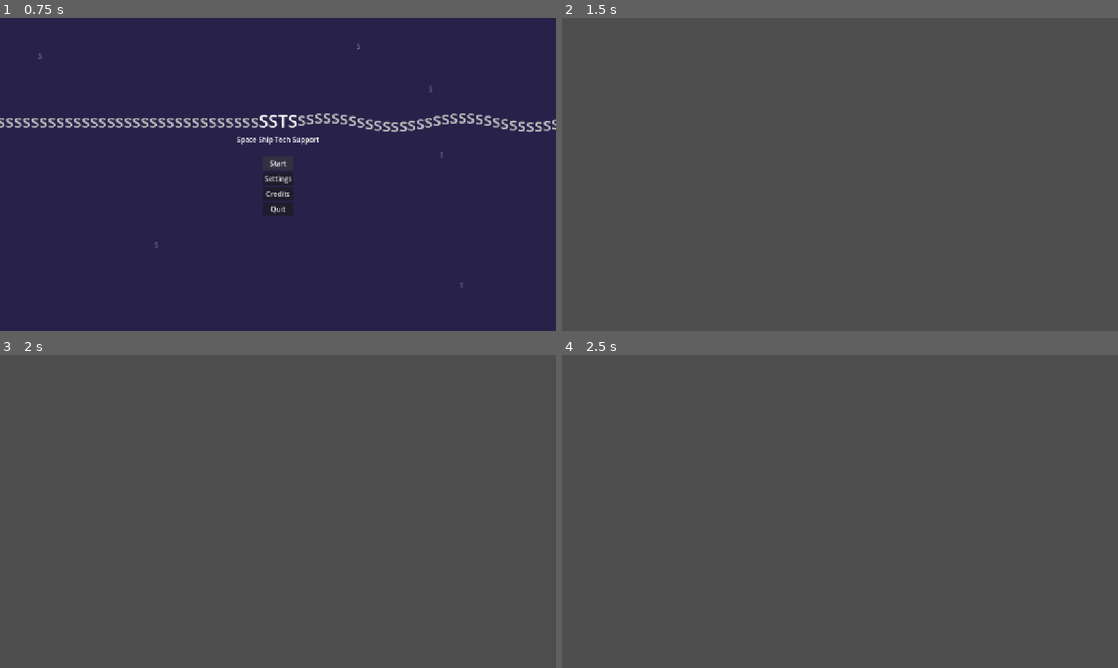
Above: before the commit, frames 1-4 (two rows, left to right).
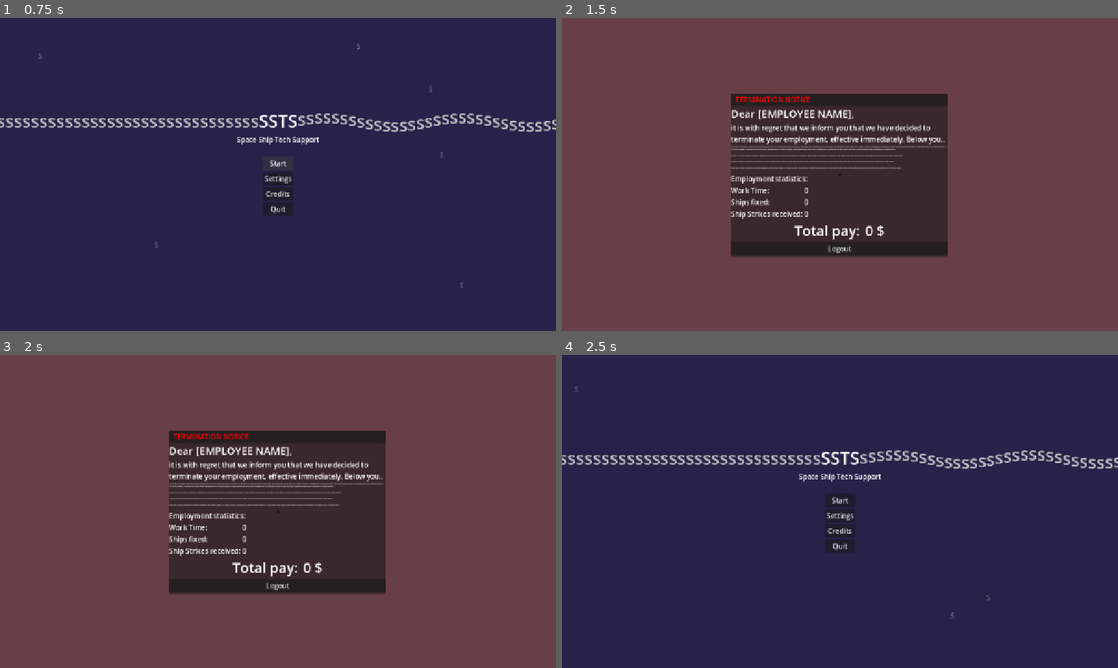
Above: after the commit, the same moments.

Repository: MisterIXI/godot-wildjam-98
Game: Godot game, scene res://scenes/menu/main_menu.tscn
The game is run twice, just before and just after one commit, with the same random seed, the same clock (stepped at 60 frames per second) and the same inputs. Sound files missing from this copy of the repository are replaced by a short silence.
Inputs (mouse positions are in pixels of both pictures, inside the frame that each line leads up to):
- Up to frame 1 (0.75 s): click "Start" at 0.5 s
- Up to frame 2 (1.5 s): click (840, 174) at 1.27 s
- Up to frame 3 (2 s): no input
- Up to frame 4 (2.5 s): click (840, 586) at 2 s, where only the run after the commit has a clickable "Logout"

Frame 1 is identical in both runs. In frame 2, 99% of the frame differs, in the area x 0-100%, y 0-100%; in frame 3, 99%; in frame 4, 100%.

Commit message:
Added Game over screen

Diff:
--- a/space-ship-support/scenes/game/game.tscn
+++ b/space-ship-support/scenes/game/game.tscn
@@ -2,12 +2,19 @@
 
 [ext_resource type="PackedScene" uid="uid://cdh72q4kd1gjo" path="res://scenes/menu/pause_menu.tscn" id="1_7h61r"]
 [ext_resource type="PackedScene" uid="uid://duhy8dfqmo7m5" path="res://scenes/radar/radar_scene.tscn" id="1_sul5r"]
+[ext_resource type="PackedScene" uid="uid://3rua33h6ar0t" path="res://scenes/menu/game_over.tscn" id="3_0sr1o"]
+[ext_resource type="PackedScene" uid="uid://b8wp3smimd4y2" path="res://scenes/menu/test_game_over_button.tscn" id="3_kelw5"]
 
 [node name="Game" type="Node2D" unique_id=798055916]
 
 [node name="UI" type="CanvasLayer" parent="." unique_id=1011835357]
 layer = 100
 
+[node name="GameOver" parent="UI" unique_id=93509185 instance=ExtResource("3_0sr1o")]
+unique_name_in_owner = true
+
 [node name="PauseMenuView" parent="UI" unique_id=1597465050 instance=ExtResource("1_7h61r")]
 
+[node name="Test game over Button" parent="." unique_id=332608721 instance=ExtResource("3_kelw5")]
+
 [node name="RadarScene" parent="." unique_id=431484288 instance=ExtResource("1_sul5r")]
--- /dev/null
+++ b/space-ship-support/scenes/menu/game_over.gd
@@ -0,0 +1,27 @@
+extends Control
+
+@export_file("*.tscn") var main_menu_scene: String
+
+@onready var time_nummber: Label = $Window/ContentMarginContainer/VBoxContainer/GridContainer/TimeNummber
+@onready var ships_fixed_nummber: Label = $Window/ContentMarginContainer/VBoxContainer/GridContainer/ShipsFixedNummber
+@onready var strikes_nummber: Label = $Window/ContentMarginContainer/VBoxContainer/GridContainer/StrikesNummber
+@onready var total_pay_nummber: Label = $Window/ContentMarginContainer/VBoxContainer/HBoxContainer/TotalPayNummber
+
+
+func _ready() -> void:
+	visible = false
+
+# Called when the node enters the scene tree for the first time.
+func active(time,fixed,strikes) -> void:
+	time_nummber.text = str(time)
+	ships_fixed_nummber.text = str(fixed)
+	strikes_nummber.text = str(strikes)
+	visible = true
+	get_tree().paused = true
+
+
+func _on_button_button_down() -> void:
+	print("Test")
+	get_tree().paused = false
+	visible = false
+	get_tree().change_scene_to_file(main_menu_scene)
--- /dev/null
+++ b/space-ship-support/scenes/menu/game_over.tscn
@@ -0,0 +1,152 @@
+[gd_scene format=3 uid="uid://3rua33h6ar0t"]
+
+[ext_resource type="Script" uid="uid://dpcjujgxs4apa" path="res://scenes/window/window.gd" id="1_4njwu"]
+[ext_resource type="Script" uid="uid://cwtbxjjjfckw7" path="res://scenes/menu/game_over.gd" id="1_tu1hx"]
+[ext_resource type="Texture2D" uid="uid://clme3lp64wjp3" path="res://assets/placeholder_art/square.png" id="2_cwht0"]
+
+[node name="GameOver" type="Control" unique_id=93509185]
+process_mode = 3
+layout_mode = 3
+anchors_preset = 0
+offset_right = 40.0
+offset_bottom = 40.0
+script = ExtResource("1_tu1hx")
+main_menu_scene = "uid://r30qnun58o1"
+
+[node name="TextureRect" type="TextureRect" parent="." unique_id=257106940]
+modulate = Color(0.88534045, 0, 0.23081636, 0.18431373)
+layout_mode = 1
+anchors_preset = -1
+anchor_left = -1.4120001
+anchor_top = -1.4120001
+anchor_right = 36.0
+anchor_bottom = 21.050001
+offset_left = -0.019996643
+offset_top = -0.019996643
+offset_bottom = -6.1035156e-05
+grow_horizontal = 2
+grow_vertical = 2
+texture = ExtResource("2_cwht0")
+
+[node name="Window" type="Panel" parent="." unique_id=118375707]
+clip_contents = true
+layout_mode = 0
+offset_left = 389.0
+offset_top = 173.0
+offset_right = 889.0
+offset_bottom = 550.0
+script = ExtResource("1_4njwu")
+
+[node name="TitleBar" type="PanelContainer" parent="Window" unique_id=1596550366]
+custom_minimum_size = Vector2(0, 30)
+layout_mode = 1
+anchors_preset = 10
+anchor_right = 1.0
+offset_bottom = 30.0
+grow_horizontal = 2
+
+[node name="MarginContainer" type="MarginContainer" parent="Window/TitleBar" unique_id=1477828352]
+layout_mode = 2
+theme_override_constants/margin_left = 10
+theme_override_constants/margin_top = 3
+theme_override_constants/margin_right = 33
+theme_override_constants/margin_bottom = 3
+
+[node name="TitleLabel" type="RichTextLabel" parent="Window/TitleBar/MarginContainer" unique_id=357688698]
+layout_mode = 2
+mouse_filter = 1
+bbcode_enabled = true
+text = "[shake][color=red]TERMINATION NOTICE[/color][/shake]"
+vertical_alignment = 1
+
+[node name="ContentMarginContainer" type="MarginContainer" parent="Window" unique_id=688489001]
+layout_mode = 1
+anchors_preset = 5
+anchor_left = 0.5
+anchor_right = 0.5
+offset_left = -250.0
+offset_top = 30.0
+offset_right = 250.0
+offset_bottom = 400.0
+grow_horizontal = 2
+
+[node name="VBoxContainer" type="VBoxContainer" parent="Window/ContentMarginContainer" unique_id=52993956]
+layout_mode = 2
+
+[node name="Label" type="Label" parent="Window/ContentMarginContainer/VBoxContainer" unique_id=488185712]
+layout_mode = 2
+theme_override_font_sizes/font_size = 24
+text = "Dear [EMPLOYEE NAME],"
+
+[node name="Label2" type="Label" parent="Window/ContentMarginContainer/VBoxContainer" unique_id=1946881942]
+layout_mode = 2
+text = "it is with regret that we inform you that we have decided to terminate your employment, effective immediately. Below you.."
+autowrap_mode = 2
+
+[node name="Lorem Ipsum" type="Label" parent="Window/ContentMarginContainer/VBoxContainer" unique_id=1564242950]
+layout_mode = 2
+theme_override_font_sizes/font_size = 2
+text = "Lorem ipsum dolor sit amet, consetetur sadipscing elitr, sed diam nonumy eirmod tempor invidunt ut labore et dolore magna aliquyam erat, sed diam voluptua. At vero eos et accusam et justo duo dolores et ea rebum. Stet clita kasd gubergren, no sea takimata sanctus est Lorem ipsum dolor sit amet. Lorem ipsum dolor sit amet, consetetur sadipscing elitr, sed diam nonumy eirmod tempor invidunt ut labore et dolore magna aliquyam erat, sed diam voluptua. At vero eos et accusam et justo duo dolores et ea rebum. Stet clita kasd gubergren, no sea takimata sanctus est Lorem ipsum dolor sit amet. Lorem ipsum dolor sit amet, consetetur sadipscing elitr, sed diam nonumy eirmod tempor invidunt ut labore et dolore magna aliquyam erat, sed diam voluptua. At vero eos et accusam et justo duo dolores et ea rebum. Stet clita kasd gubergren, no sea takimata sanctus est Lorem ipsum dolor sit amet.
+
+Duis autem vel eum iriure dolor in hendrerit in vulputate velit esse molestie consequat, vel illum dolore eu feugiat nulla facilisis at vero eros et accumsan et iusto odio dignissim qui blandit praesent luptatum zzril delenit augue duis dolore te feugait nulla facilisi. Lorem ipsum dolor sit amet, consectetuer adipiscing elit, sed diam nonummy nibh euismod tincidunt ut laoreet dolore magna aliquam erat volutpat.
+
+Ut wisi enim ad minim veniam, quis nostrud exerci tation ullamcorper suscipit lobortis nisl ut aliquip ex ea commodo consequat. Duis autem vel eum iriure dolor in hendrerit in vulputate velit esse molestie consequat, vel illum dolore eu feugiat nulla facilisis at vero eros et accumsan et iusto odio dignissim qui blandit praesent luptatum zzril delenit augue duis dolore te feugait nulla facilisi.
+
+Nam liber tempor cum soluta nobis eleifend option congue nihil imperdiet doming id quod mazim placerat facer possim assum. Lorem ipsum dolor sit amet, consectetuer adipiscing elit, sed diam nonummy nibh euismod tincidunt ut laoreet dolore magna aliquam erat volutpat. Ut wisi enim ad minim veniam, quis nostrud exerci tation ullamcorper suscipit lobortis nisl ut aliquip ex ea commodo consequat.
+"
+autowrap_mode = 2
+
+[node name="Label4" type="Label" parent="Window/ContentMarginContainer/VBoxContainer" unique_id=365485152]
+layout_mode = 2
+text = "Employment statistics:"
+
+[node name="GridContainer" type="GridContainer" parent="Window/ContentMarginContainer/VBoxContainer" unique_id=1463148657]
+layout_mode = 2
+columns = 2
+
+[node name="TimeLabel" type="Label" parent="Window/ContentMarginContainer/VBoxContainer/GridContainer" unique_id=1200489578]
+layout_mode = 2
+text = "Work Time:"
+
+[node name="TimeNummber" type="Label" parent="Window/ContentMarginContainer/VBoxContainer/GridContainer" unique_id=2018285179]
+layout_mode = 2
+text = "0"
+
+[node name="ShipsFixedLabel" type="Label" parent="Window/ContentMarginContainer/VBoxContainer/GridContainer" unique_id=1713189747]
+layout_mode = 2
+text = "Ships fixed:"
+
+[node name="ShipsFixedNummber" type="Label" parent="Window/ContentMarginContainer/VBoxContainer/GridContainer" unique_id=1710099028]
+layout_mode = 2
+text = "0"
+
+[node name="StrikesLabel" type="Label" parent="Window/ContentMarginContainer/VBoxContainer/GridContainer" unique_id=1652823016]
+layout_mode = 2
+text = "Ship Strikes received:"
+
+[node name="StrikesNummber" type="Label" parent="Window/ContentMarginContainer/VBoxContainer/GridContainer" unique_id=1130783045]
+layout_mode = 2
+text = "0"
+
+[node name="HBoxContainer" type="HBoxContainer" parent="Window/ContentMarginContainer/VBoxContainer" unique_id=348909769]
+layout_mode = 2
+alignment = 1
+
+[node name="TotalPaylabel" type="Label" parent="Window/ContentMarginContainer/VBoxContainer/HBoxContainer" unique_id=93995264]
+layout_mode = 2
+theme_override_font_sizes/font_size = 32
+text = "Total pay: "
+horizontal_alignment = 1
+
+[node name="TotalPayNummber" type="Label" parent="Window/ContentMarginContainer/VBoxContainer/HBoxContainer" unique_id=1970943763]
+layout_mode = 2
+theme_override_font_sizes/font_size = 32
+text = "0 $"
+horizontal_alignment = 1
+
+[node name="Button" type="Button" parent="Window/ContentMarginContainer/VBoxContainer" unique_id=540478827]
+layout_mode = 2
+text = "Logout"
+
+[connection signal="gui_input" from="Window/TitleBar" to="Window" method="_on_title_bar_gui_input"]
+[connection signal="button_down" from="Window/ContentMarginContainer/VBoxContainer/Button" to="." method="_on_button_button_down"]
--- /dev/null
+++ b/space-ship-support/scenes/menu/test_game_over_button.tscn
@@ -0,0 +1,13 @@
+[gd_scene format=3 uid="uid://b8wp3smimd4y2"]
+
+[ext_resource type="Script" uid="uid://bfxslii7ywuyf" path="res://test_game_over_button.gd" id="1_upa1u"]
+
+[node name="Test game over Button" type="Button" unique_id=332608721]
+anchors_preset = 15
+anchor_right = 1.0
+anchor_bottom = 1.0
+grow_horizontal = 2
+grow_vertical = 2
+script = ExtResource("1_upa1u")
+
+[connection signal="button_down" from="." to="." method="_on_button_down"]
--- /dev/null
+++ b/space-ship-support/test_game_over_button.gd
@@ -0,0 +1,7 @@
+extends Button
+
+
+
+
+func _on_button_down() -> void:
+	%GameOver.active(0,0,0)
Not shown, added: space-ship-support/scenes/menu/game_over.gd.uid
Not shown, added: space-ship-support/test_game_over_button.gd.uid
